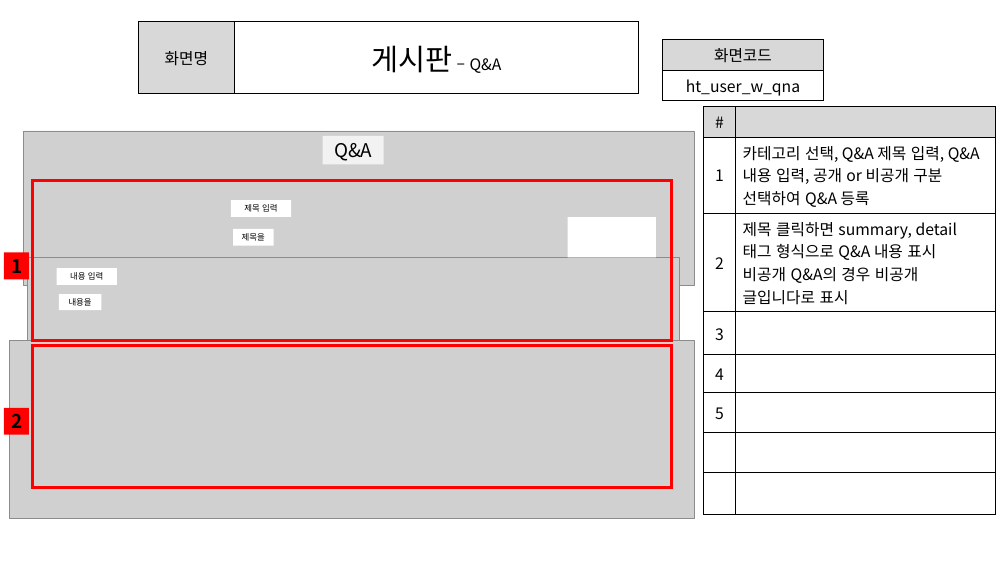
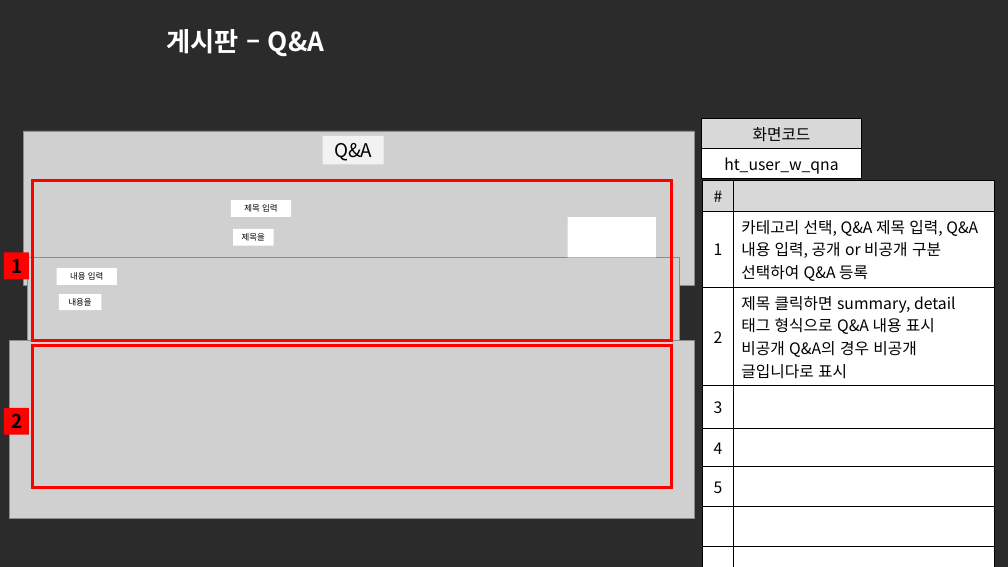
Before and after one commit to ezenteam2/e-Zone, a slide deck: slide 8 of 0 발표용 파워포인트/0403 1차발표/0403 project05 - 파워포인트 - 현태.pptx. Drawn at 1008x567 pixels with LibreOffice and Linux fonts; fonts in the diff are those of the drawing; grey boxes stand for pictures; background and template pictures are left out; a plain dark background stands for a picture behind light text. Boxes give left, top, right and bottom in pixels: in the first picture for what was removed or moved away, otherwise in the second. Text is boxed around its words. In the diff, an @@ line names an element or a change of style, - is before the commit and + after.

```diff
--- a/0 발표용 파워포인트/0403 1차발표/0403 project05 - 파워포인트 - 현태.pptx
+++ b/0 발표용 파워포인트/0403 1차발표/0403 project05 - 파워포인트 - 현태.pptx
@@ background #FFFFFF to picture (left out) @@
@@ table removed at (x1=139, y1=22, x2=639, y2=93), 1 rows, 2 columns @@
-화면명 | 게시판 – Q&A
@@ title added at (x1=167, y1=29, x2=324, y2=57), 25 pt, text #FFFFFF, bold @@
+게시판 – Q&A
@@ table moved from (x1=663, y1=40, x2=824, y2=100) to (x1=701, y1=118, x2=862, y2=178) @@
@@ table moved from (x1=704, y1=107, x2=996, y2=484) to (x1=702, y1=181, x2=994, y2=558) @@
@@ rectangle added at (x1=870, y1=501, x2=885, y2=516), fill #194B57 @@
@@ rectangle added at (x1=870, y1=516, x2=885, y2=531), fill #472179 @@
```
Also in this commit, not shown: 19 other slides changed.
